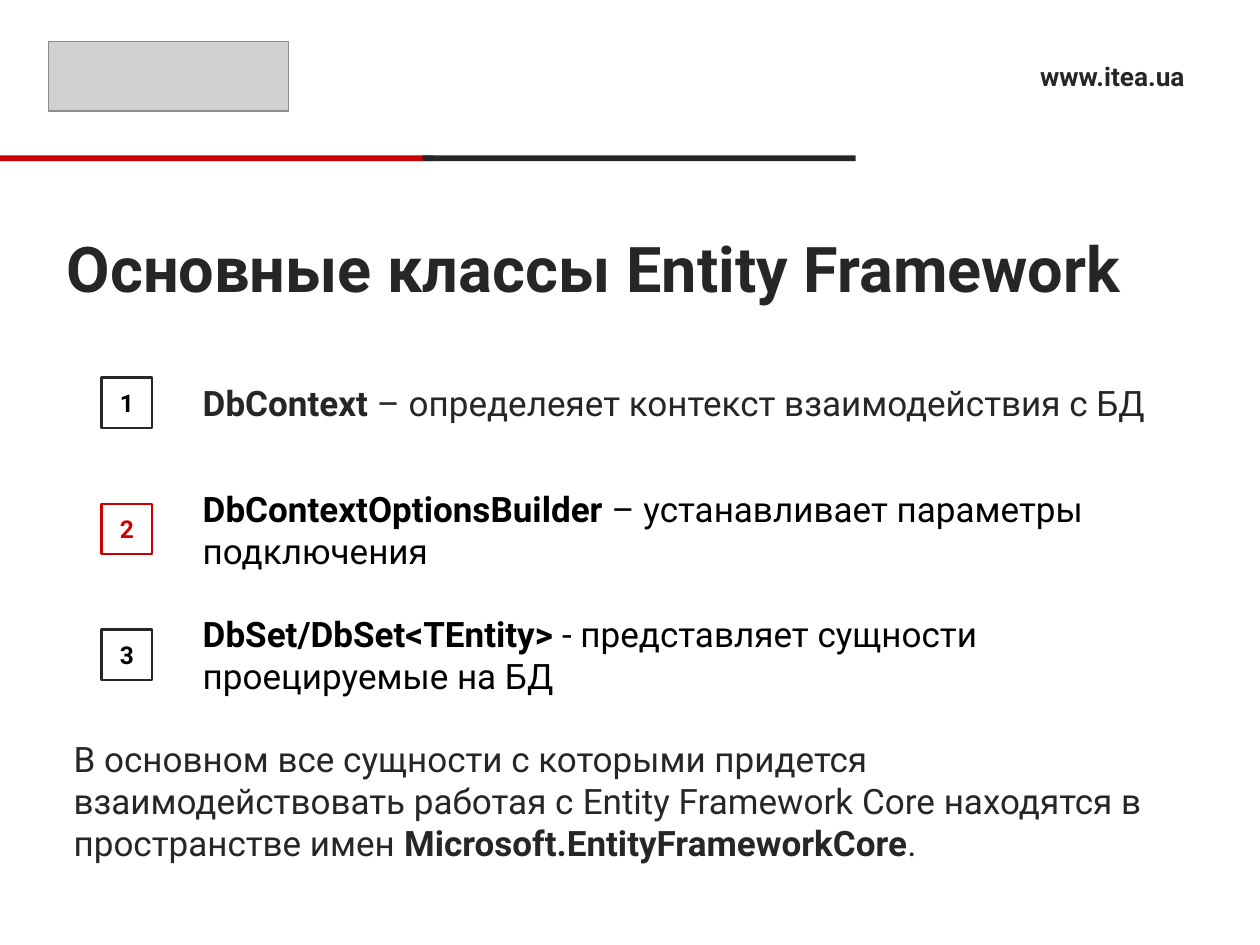
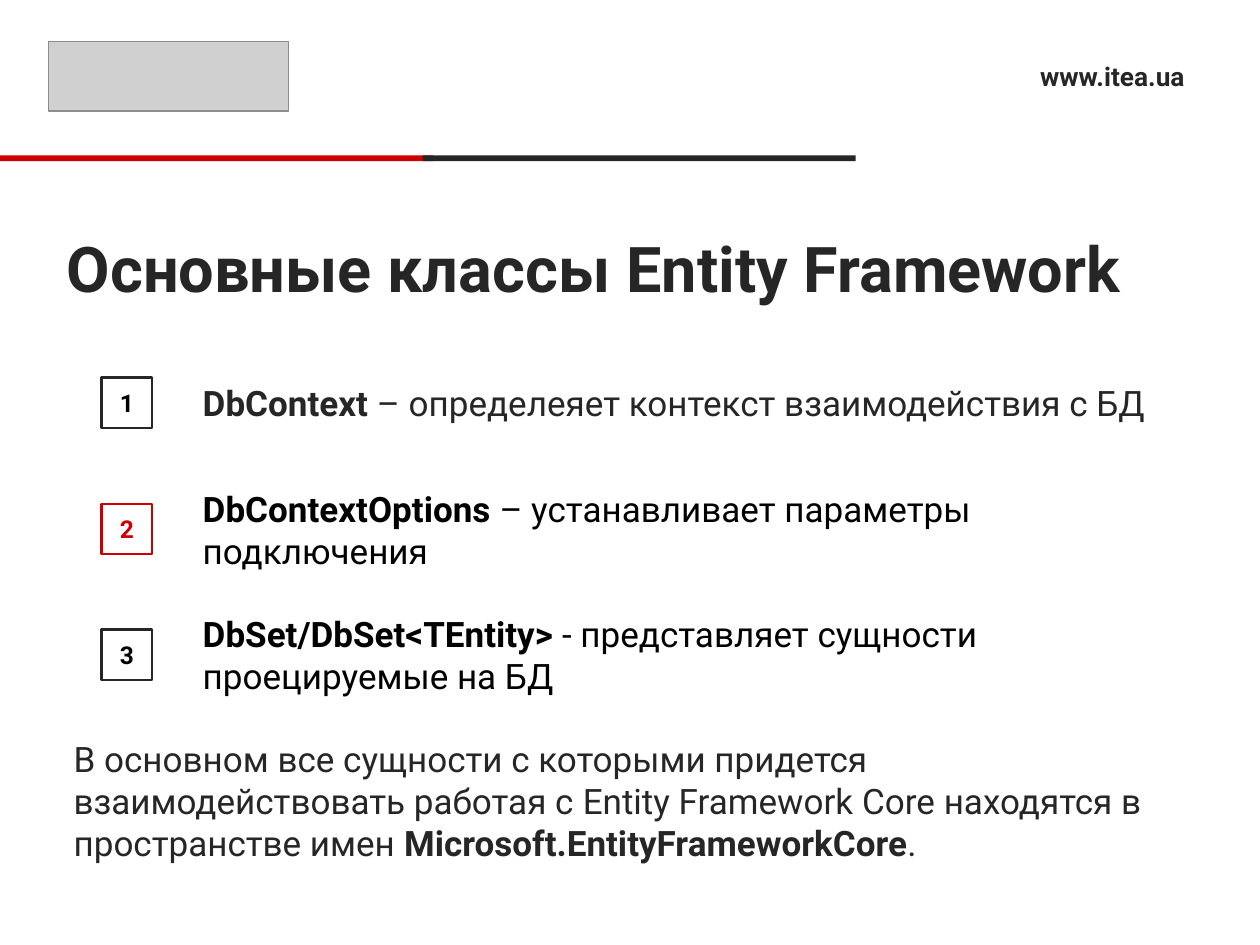
Before and after one commit to sonnov/NetCore, a slide deck: slide 8 of 4.Model/EntityFrameworkCore.pptx. Drawn at 1260x945 pixels with LibreOffice and Linux fonts; fonts in the diff are those of the drawing; grey boxes stand for pictures. Boxes give left, top, right and bottom in pixels: in the first picture for what was removed or moved away, otherwise in the second. Text is boxed around its words. In the diff, an @@ line names an element or a change of style, - is before the commit and + after.

```diff
--- a/4.Model/EntityFrameworkCore.pptx
+++ b/4.Model/EntityFrameworkCore.pptx
@@ text at [203,495,970,570]: text changed @@
-DbContextOptionsBuilder – устанавливает параметры подключения
+DbContextOptions – устанавливает параметры подключения
```
